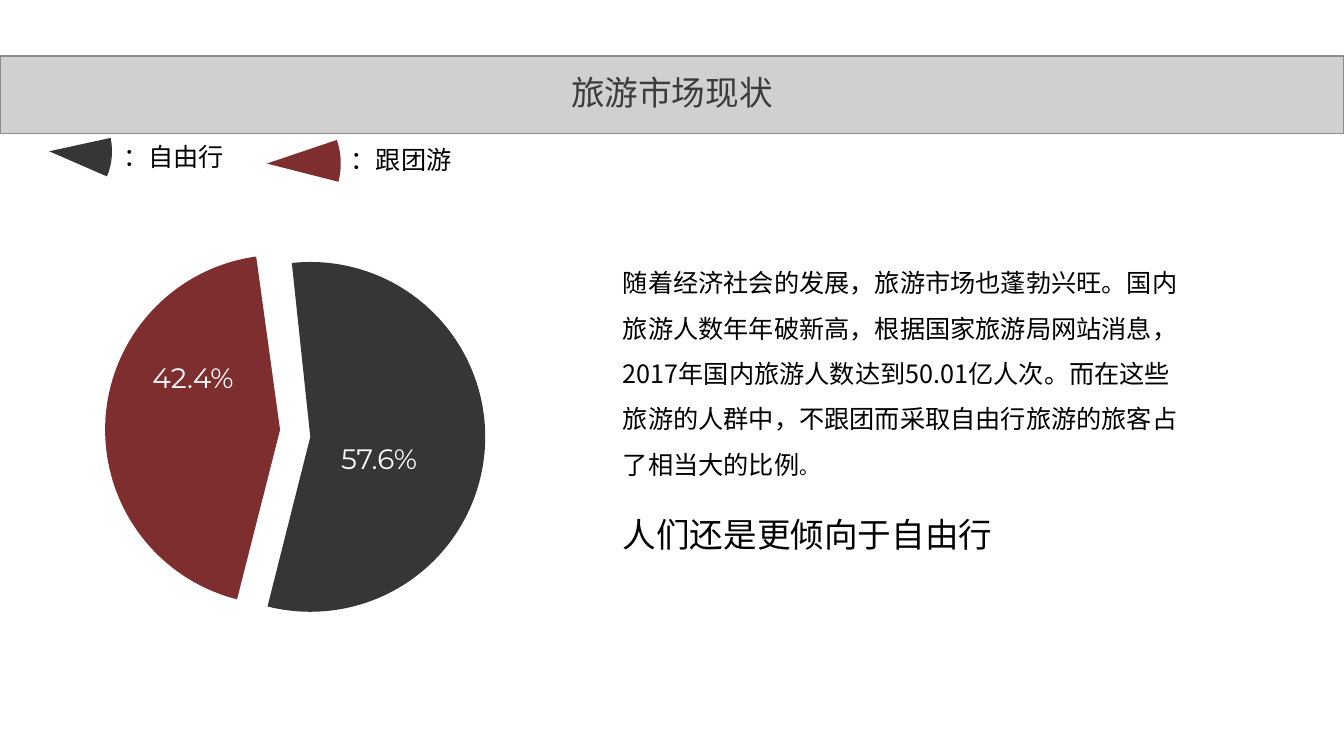
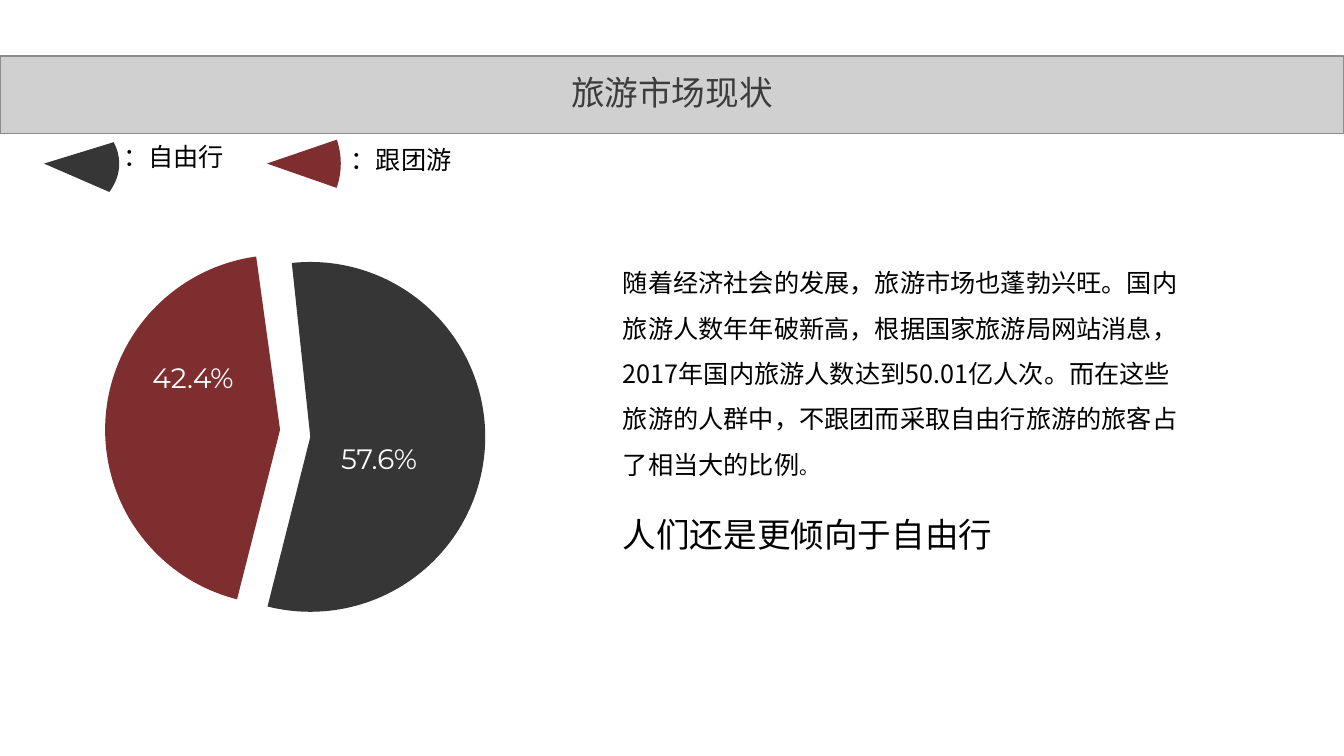
Before and after one commit to aopstudio/Notes, a slide deck: slide 4 of 移动互联导论作业-软件1607-20165018-岑哲栋.pptx. Drawn at 1344x756 pixels with LibreOffice and Linux fonts; fonts in the diff are those of the drawing; grey boxes stand for pictures. Boxes give left, top, right and bottom in pixels: in the first picture for what was removed or moved away, otherwise in the second. Text is boxed around its words. In the diff, an @@ line names an element or a change of style, - is before the commit and + after.

```diff
--- a/移动互联导论作业-软件1607-20165018-岑哲栋.pptx
+++ b/移动互联导论作业-软件1607-20165018-岑哲栋.pptx
@@ pie slice (boxed as its full ellipse) at box(0, 107, 119, 221): proportions changed @@
@@ pie slice (boxed as its full ellipse): place and size @@
-pie slice (boxed as its full ellipse) at box(0, 88, 112, 216)
+pie slice (boxed as its full ellipse) at box(0, 107, 119, 221)
@@ pie slice (boxed as its full ellipse) at box(194, 90, 342, 237): proportions changed @@
```
Also in this commit, not shown: 5 other slides changed, 9 slides added, 15 slides removed, 9 other files.
